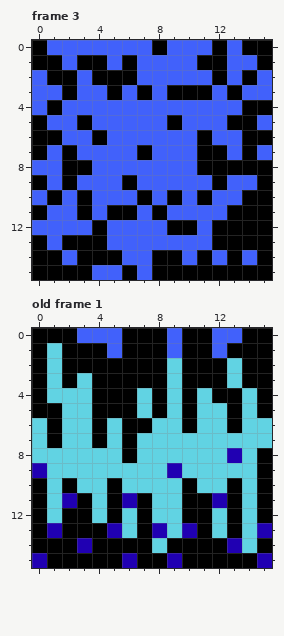
Edited in one commit: pixel-art file (assets/tilemap_graveyard.aseprite). That is the earlier state.
16x16 pixels, 12 frames. Shown: frame 3, old frame 1. The commit also changed other frames, which this record leaves out.
Once edited:
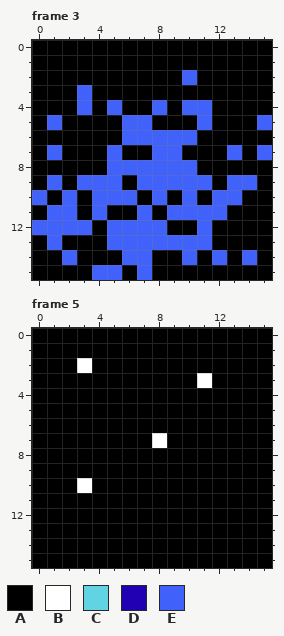
Palette (. is transparent): A #000000  B #ffffff  C #61d3e3  D #2000b2  E #4161fb
A new or re-ordered frame is compared with the old frame closest to it.
Message: Change cursed_spawners to get_node_or_null() in case some zones (town) doesn't have cursed spawners.
Diff:
layer "floor" now shown
layer "bg" now shown
layer "floor_cursed" now shown
layer "bg_cursed" now shown
frames re-ordered
Frame 3, layer "decor_cursed":
The author changed colour E to colour A in row 0 at x 1 to 7, 9 to 11 and 13; in row 1 at x 2, 5, 7 to 10 and 13 to 14; in row 2 at x 0, 3, 7 to 9, 11, 13 and 15; in row 3 at x 0 to 1, 4, 6, 8, 12 and 14 to 15; in row 4 at x 0, 2, 4, 6 to 7, 9 and 12 to 13; in row 5 at x 2, 4 to 5, 8, 10 and 12.
The author changed colour E to colour A in row 6 at x 2 to 3, 5 and 12 to 13; in row 7 at x 3 to 4, 6 and 10; in row 8 at x 0 to 1 and 4.
Frame 5 against old frame 1, layer "decor_cursed":
The author changed colour C to colour A in row 1 at x 1; in row 2 at x 1, 9 and 13; in row 3 at x 1, 3, 9 and 13; in row 4 at x 1 to 3, 7, 9, 11 and 14; in row 5 at x 2 to 3, 7, 9, 11 to 12 and 14; in row 6 at x 0, 2 to 3, 5, 8 to 9, 11 to 12 and 14 to 15.
The author changed colour C to colour A in row 7 at x 0, 2 to 3, 5, 7 and 9 to 15; in row 8 at x 0 to 5, 7 to 12 and 14; in row 9 at x 1 to 8 and 10 to 14; in row 10 at x 1, 4, 6 to 9, 11 to 12 and 14; in row 11 at x 1, 4, 8 to 9 and 14; in row 12 at x 1, 4, 6, 8 to 9, 12 and 14.
The author changed colour C to colour A in row 13 at x 6, 9, 12 and 14; in row 14 at x 8 and 14.
The author changed colour D to colour A in row 8 at x 13; in row 9 at x 0 and 9; in row 11 at x 2, 6 and 12; in row 13 at x 1, 5, 8, 10 and 15; in row 14 at x 3 and 13; in row 15 at x 0, 6, 9 and 15.
The author changed colour E to colour A in row 0 at x 3 to 5, 9 and 12 to 13; in row 1 at x 5, 9 and 12.
The author changed colour A to colour B in row 2 at x 3; in row 3 at x 11.
The author changed colour C to colour B in row 7 at x 8; in row 10 at x 3.
Changed places in both pictures, as pixel boxes (x1, y1, x2, y2):
changed: (32, 40, 272, 175)
changed: (32, 328, 272, 568)
